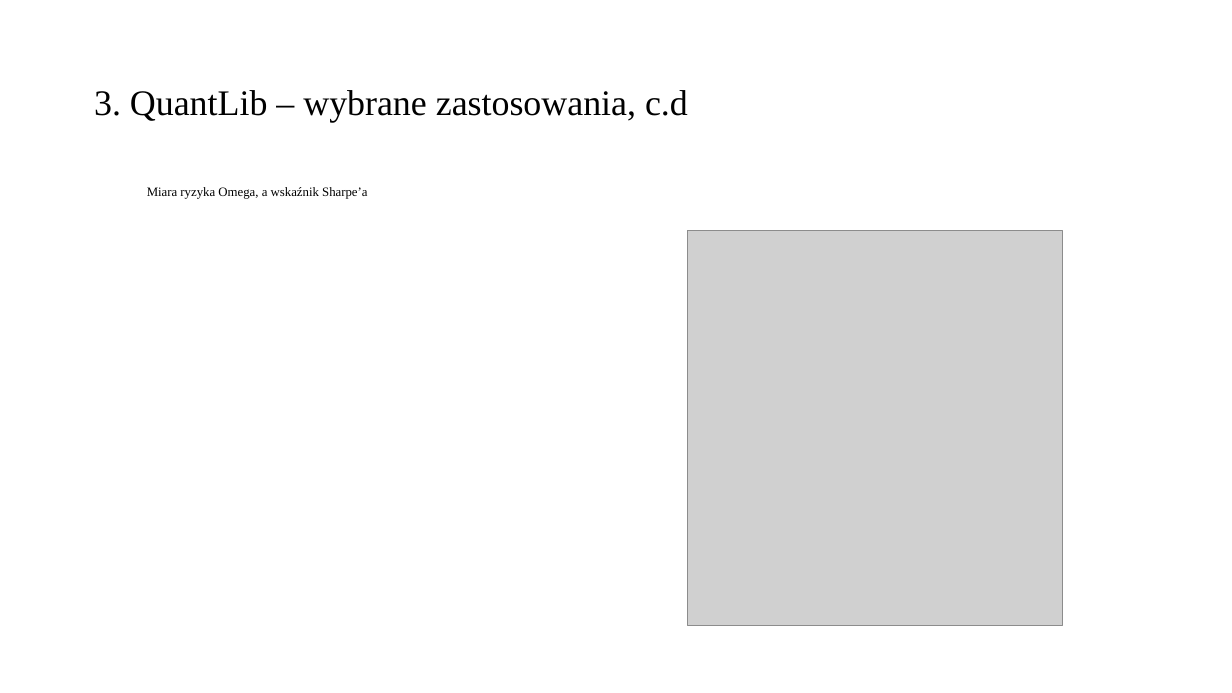
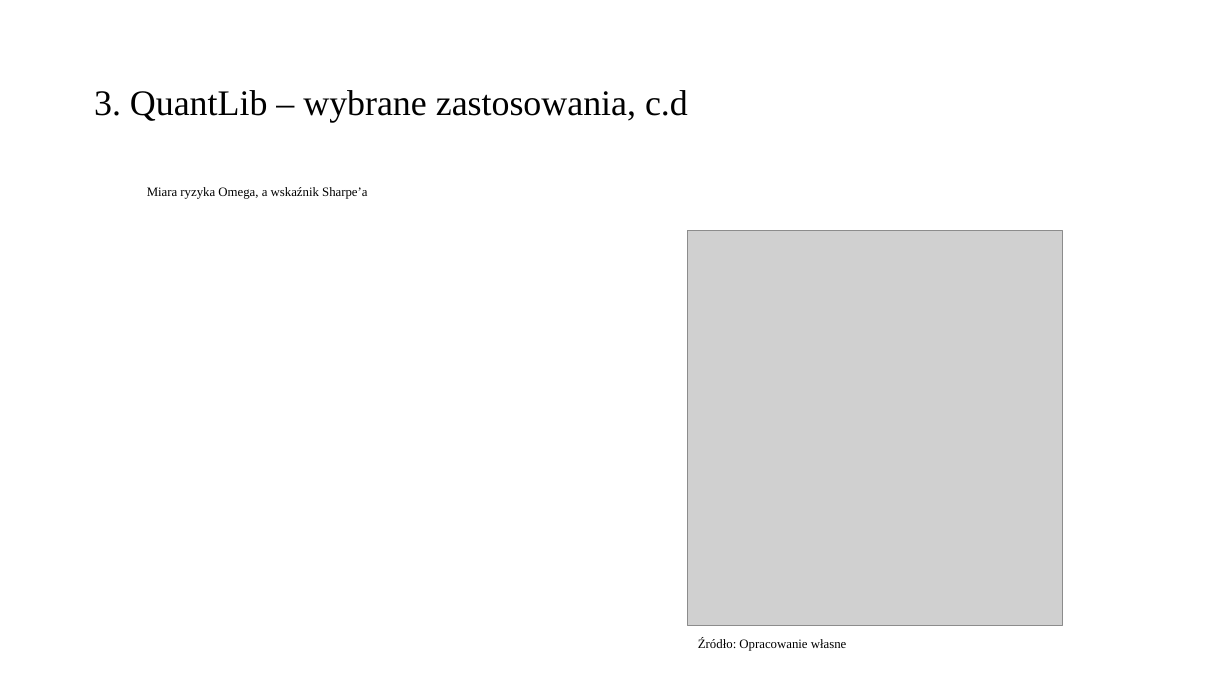
Before and after one commit to yangyutu/books, a slide deck: slide 6 of masters_defense/gregor75663mgr.pptx. Drawn at 1232x693 pixels with LibreOffice and Linux fonts; fonts in the diff are those of the drawing; grey boxes stand for pictures. Boxes give left, top, right and bottom in pixels: in the first picture for what was removed or moved away, otherwise in the second. Text is boxed around its words. In the diff, an @@ line names an element or a change of style, - is before the commit and + after.

```diff
--- a/masters_defense/gregor75663mgr.pptx
+++ b/masters_defense/gregor75663mgr.pptx
@@ text added at [698, 638, 847, 651], 10 pt, text #000000 @@
+Źródło: Opracowanie własne
```
Also in this commit, not shown: 4 other slides changed, 4 slides added, 4 other files.
